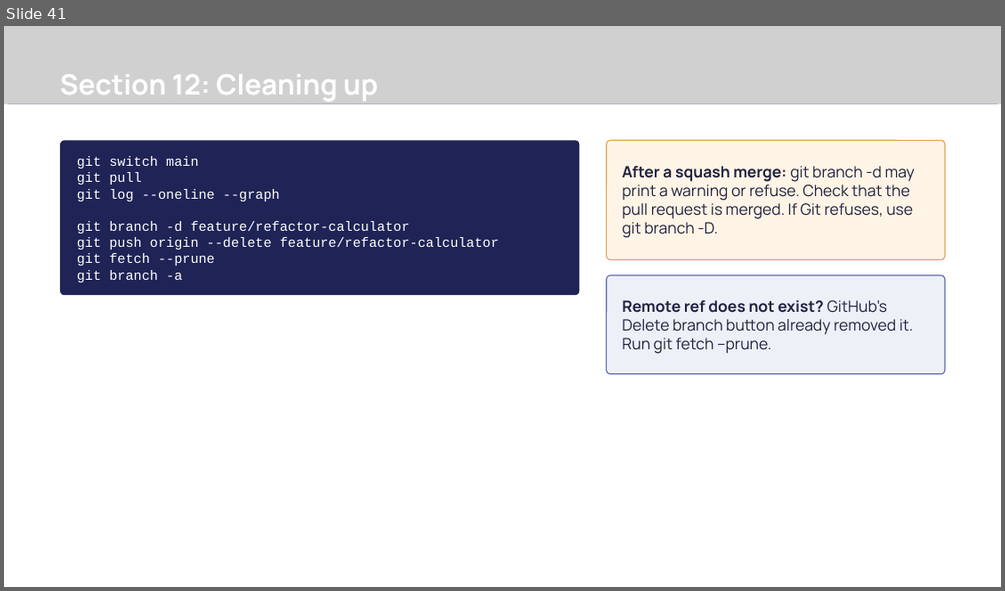
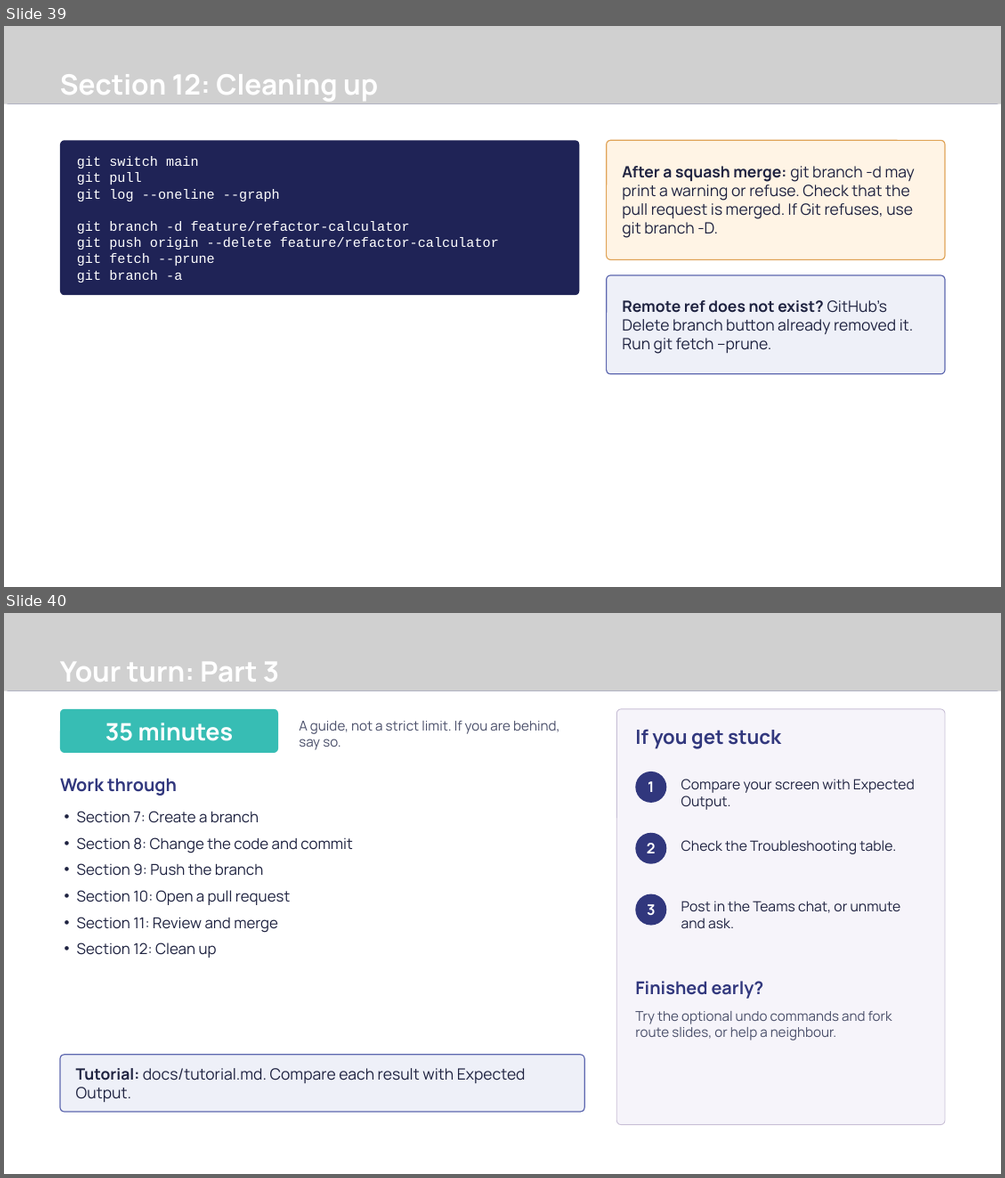
Before and after one commit to Revolution-Data-Platforms/Introduction-to-Git-Workshop, a slide deck: presentation/introduction-to-git-workshop.pptx. Shown one above the other, each under a label of ours: slide 41 before the commit, slides 39 and 40 after it. The pictures are 1005x591 and 1005x1178 pixels, drawn with LibreOffice and Linux fonts; fonts in the diff are those of the drawing; grey boxes stand for pictures; background and template pictures are left out. Boxes give left, top, right and bottom in pixels: in the first picture for what was removed or moved away, otherwise in the second. Text is boxed around its words. In the diff, an @@ line names an element or a change of style, - is before the commit and + after.

Commit message:
feat(workshop): add work blocks with time boxes and batch the rewind questions
Each part is now a short demo followed by a time-boxed work block. Rewind questions run in batches at the start of the next part. Plan for 2 to 2.5 hours with buffer. Update the PDF, question pack and presenter guide.

```diff
--- a/presentation/introduction-to-git-workshop.pptx
+++ b/presentation/introduction-to-git-workshop.pptx
@@ slide 40 added at (4,613,1001,1174), background #FFFFFF @@
@@ freeform shape added at (4,613,1001,691), fill #31377D @@
@@ picture added at (4,613,1001,691) @@
@@ picture added at (841,634,880,670) @@
@@ text added at (60,662,279,682), 40.5 pt, text #FFFFFF, bold @@
+Your turn: Part 3
@@ picture added at (893,643,920,654) @@
@@ rounded rectangle added at (60,709,278,753), fill #37BDB4, 34.5 pt, text #FFFFFF, bold @@
+35 minutes
@@ rounded rectangle added at (616,709,945,1125), fill #F6F4FA, outline #C8BFD6 1.13 pt @@
@@ text added at (299,721,559,750), 19.5 pt, text #4A4F6A @@
+A guide, not a strict limit. If you are behind, say so.
@@ text added at (635,729,781,749), 28.5 pt, text #31377D, bold @@
+If you get stuck
@@ ellipse added at (636,771,666,803), fill #31377D, 21 pt, text #FFFFFF, bold @@
+1
@@ text added at (60,778,177,795), 25.5 pt, text #31377D, bold @@
+Work through
@@ text added at (681,779,914,810), 20.2 pt, text #1E2240 @@
+Compare your screen with Expected Output.
@@ text added at (77,811,352,957), 21.8 pt, text #1E2240 @@
+• Section 7: Create a branch
+• Section 8: Change the code and commit
+• Section 9: Push the branch
+• Section 10: Open a pull request
+• Section 11: Review and merge
+• Section 12: Clean up
@@ ellipse added at (636,833,666,864), fill #31377D, 21 pt, text #FFFFFF, bold @@
+2
@@ text added at (681,840,896,854), 20.2 pt, text #1E2240 @@
+Check the Troubleshooting table.
@@ ellipse added at (636,894,666,925), fill #31377D, 21 pt, text #FFFFFF, bold @@
+3
@@ text added at (681,900,901,929), 20.2 pt, text #1E2240 @@
+Post in the Teams chat, or unmute and ask.
@@ text added at (635,981,764,998), 25.5 pt, text #31377D, bold @@
+Finished early?
@@ text added at (635,1011,892,1040), 19.5 pt, text #4A4F6A @@
+Try the optional undo commands and fork route slides, or help a neighbour.
@@ rounded rectangle added at (60,1054,584,1111), fill #EEF0F8, outline #5D67AF 1.5 pt, 22.5 pt, text #1E2240 @@
+Tutorial: docs/tutorial.md. Compare each result with Expected Output.
@@ what was slide 41 is now slide 39 @@
```
Also in this commit, not shown: 1 slide changed, 2 other slides added, 3 other files.
